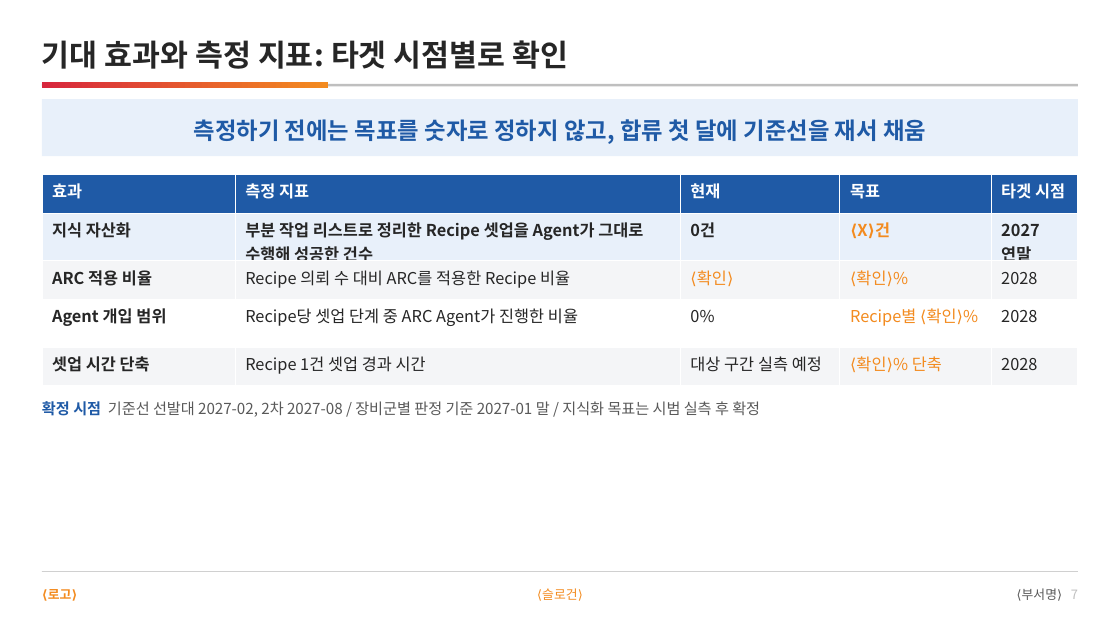
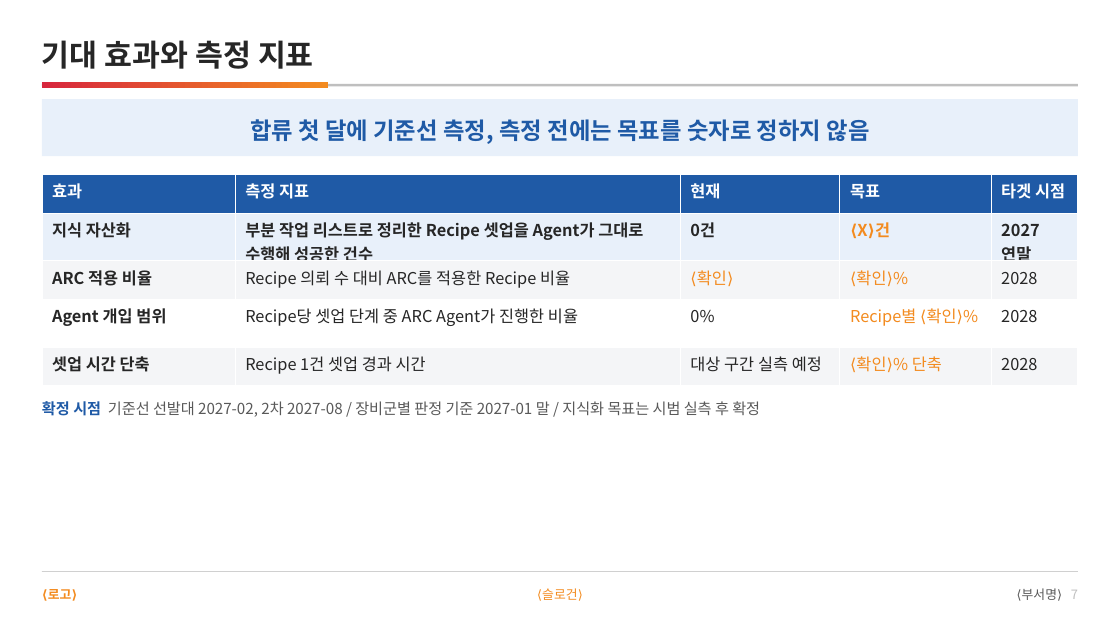
Before and after one commit to DarrenKoi/pm_notes, a slide deck: slide 7 of my-task/arc-tf/deliverables/arc-tf-proposal.pptx. Drawn at 1120x630 pixels with LibreOffice and Linux fonts; fonts in the diff are those of the drawing. Boxes give left, top, right and bottom in pixels: in the first picture for what was removed or moved away, otherwise in the second. Text is boxed around its words. In the diff, an @@ line names an element or a change of style, - is before the commit and + after.

```diff
--- a/my-task/arc-tf/deliverables/arc-tf-proposal.pptx
+++ b/my-task/arc-tf/deliverables/arc-tf-proposal.pptx
@@ text at box(42, 40, 314, 69): text changed @@
-기대 효과와 측정 지표: 타겟 시점별로 확인
+기대 효과와 측정 지표
@@ text at box(250, 119, 870, 144): text changed @@
-측정하기 전에는 목표를 숫자로 정하지 않고, 합류 첫 달에 기준선을 재서 채움
+합류 첫 달에 기준선 측정, 측정 전에는 목표를 숫자로 정하지 않음
```
Also in this commit, not shown: 5 other slides changed, 8 other files.
